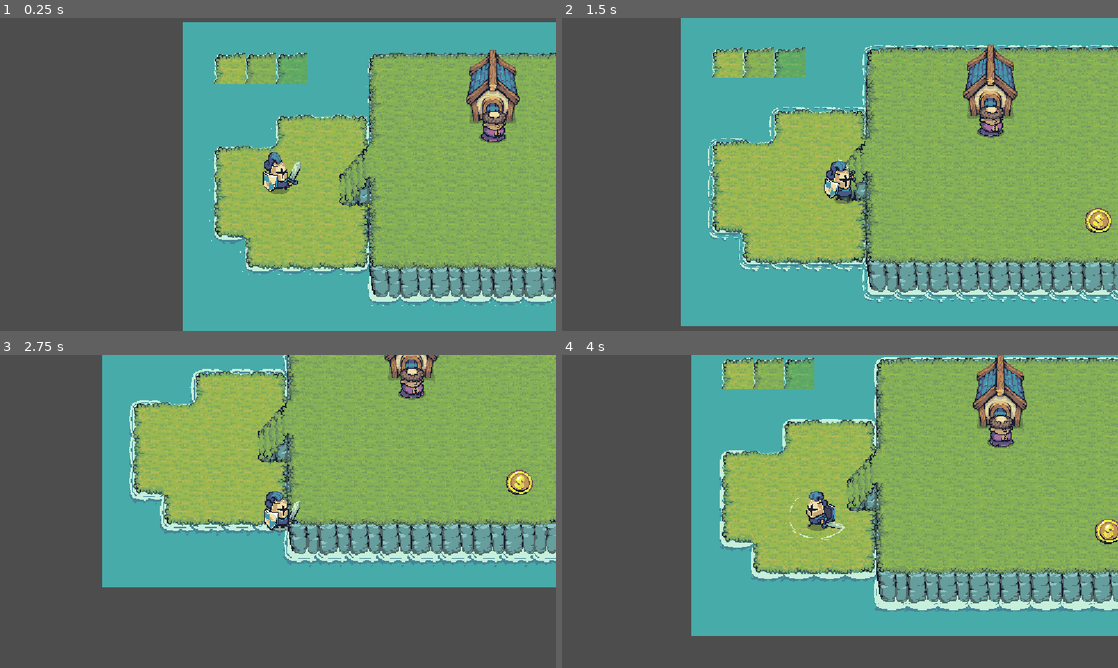
Above: before the commit, frames 1-4 (two rows, left to right).
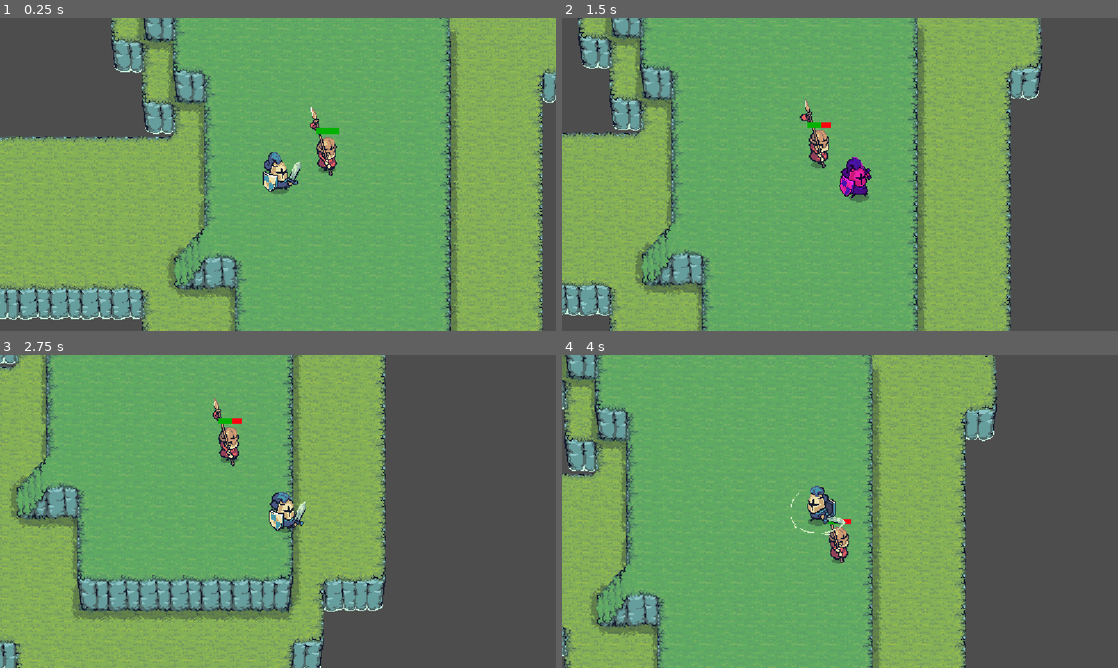
Above: after the commit, the same moments.

Repository: Tassnaz/RPG
Game: Godot game, scene res://Scenes/main_level.tscn
Two runs of this game, one before a commit and one after it. Both use one fixed random seed, a clock stepped at 60 frames per second and the inputs below.
Inputs:
- Up to frame 1 (0.25 s): no input
- Up to frame 2 (1.5 s): tap Enter (Interact) at 0.5 s; hold D (Right) 0.53-1.28 s; tap Space (Attack) at 0.6, 1.35 s; hold S (Down) from 1.28 s (still down)
- Up to frame 3 (2.75 s): release S (Down) at 2.03 s; hold D (Right) from 2.03 s (still down); tap Enter (Interact) at 2.1 s; tap Space (Attack) at 2.3 s
- Up to frame 4 (4 s): release D (Right) at 2.78 s; hold W (Up) 2.78-3.53 s; tap Space (Attack) at 2.85, 3.6 s; hold A (Left) from 3.53 s (still down)

The runs differ from the first frame. In frame 1, 80% of the frame differs, in the area x 0-100%, y 0-100%; in frame 2, 86%; in frame 3, 81%; in frame 4, 85%.

Commit message:
feat: add enemt attack range and animation

Diff:
--- a/Scenes/ai_weapon.tscn
+++ b/Scenes/ai_weapon.tscn
@@ -3,9 +3,10 @@
 [ext_resource type="Script" uid="uid://qqjab0alqke6" path="res://scripts/ai_weapon.gd" id="1_bq1b1"]
 
 [sub_resource type="CircleShape2D" id="CircleShape2D_0ljx3"]
+radius = 87.20665
 
 [sub_resource type="CircleShape2D" id="CircleShape2D_bq1b1"]
-radius = 29.017237
+radius = 104.04326
 
 [node name="ai_weapon" type="Area2D" groups=["enemy_weapons"]]
 script = ExtResource("1_bq1b1")
--- a/Scenes/main_level.tscn
+++ b/Scenes/main_level.tscn
@@ -78,7 +78,7 @@
 quest_dialog_completed = Array[String](["You found my coin!"])
 
 [node name="Player" parent="." instance=ExtResource("3_qbrl8")]
-position = Vector2(196, 316)
+position = Vector2(1754, 272)
 
 [node name="NavigationRegion2D" type="NavigationRegion2D" parent="."]
 navigation_polygon = SubResource("NavigationPolygon_f3gli")
--- a/Scenes/spear_enemy.tscn
+++ b/Scenes/spear_enemy.tscn
@@ -1,91 +1,186 @@
-[gd_scene load_steps=15 format=3 uid="uid://ddmktbtmqsdbs"]
+[gd_scene load_steps=36 format=3 uid="uid://ddmktbtmqsdbs"]
 
 [ext_resource type="Script" uid="uid://cn7wy0oefrly5" path="res://scripts/spear_enemy.gd" id="1_7n7ku"]
 [ext_resource type="Texture2D" uid="uid://q2p6byen2qyv" path="res://assets/Tiny Swords (Free Pack)/Units/Red Units/Lancer/Lancer_Idle.png" id="1_l3bc0"]
+[ext_resource type="Texture2D" uid="uid://64b3qeurfbb4" path="res://assets/Tiny Swords (Free Pack)/Units/Red Units/Lancer/Lancer_Right_Attack.png" id="2_yxbni"]
+[ext_resource type="Texture2D" uid="uid://bcmkheanu01hm" path="res://assets/Tiny Swords (Free Pack)/Units/Red Units/Lancer/Lancer_Run.png" id="3_a03cq"]
 [ext_resource type="PackedScene" uid="uid://tfte5i38rhwj" path="res://Scenes/ai_weapon.tscn" id="3_y0y1u"]
+
+[sub_resource type="AtlasTexture" id="AtlasTexture_gdixb"]
+atlas = ExtResource("2_yxbni")
+region = Rect2(0, 0, 320, 320)
+
+[sub_resource type="AtlasTexture" id="AtlasTexture_tku64"]
+atlas = ExtResource("2_yxbni")
+region = Rect2(320, 0, 320, 320)
+
+[sub_resource type="AtlasTexture" id="AtlasTexture_47777"]
+atlas = ExtResource("2_yxbni")
+region = Rect2(640, 0, 320, 320)
+
+[sub_resource type="AtlasTexture" id="AtlasTexture_y0y1u"]
+atlas = ExtResource("1_l3bc0")
+region = Rect2(0, 0, 320, 320)
+
+[sub_resource type="AtlasTexture" id="AtlasTexture_a03cq"]
+atlas = ExtResource("1_l3bc0")
+region = Rect2(320, 0, 320, 320)
+
+[sub_resource type="AtlasTexture" id="AtlasTexture_yxbni"]
+atlas = ExtResource("1_l3bc0")
+region = Rect2(640, 0, 320, 320)
+
+[sub_resource type="AtlasTexture" id="AtlasTexture_t76qw"]
+atlas = ExtResource("1_l3bc0")
+region = Rect2(960, 0, 320, 320)
+
+[sub_resource type="AtlasTexture" id="AtlasTexture_1x7u6"]
+atlas = ExtResource("1_l3bc0")
+region = Rect2(1280, 0, 320, 320)
+
+[sub_resource type="AtlasTexture" id="AtlasTexture_wpbya"]
+atlas = ExtResource("1_l3bc0")
+region = Rect2(1600, 0, 320, 320)
+
+[sub_resource type="AtlasTexture" id="AtlasTexture_xrw4a"]
+atlas = ExtResource("1_l3bc0")
+region = Rect2(1920, 0, 320, 320)
+
+[sub_resource type="AtlasTexture" id="AtlasTexture_owcvh"]
+atlas = ExtResource("1_l3bc0")
+region = Rect2(2240, 0, 320, 320)
+
+[sub_resource type="AtlasTexture" id="AtlasTexture_m83jd"]
+atlas = ExtResource("1_l3bc0")
+region = Rect2(2560, 0, 320, 320)
+
+[sub_resource type="AtlasTexture" id="AtlasTexture_dm45c"]
+atlas = ExtResource("1_l3bc0")
+region = Rect2(2880, 0, 320, 320)
+
+[sub_resource type="AtlasTexture" id="AtlasTexture_xyd8v"]
+atlas = ExtResource("1_l3bc0")
+region = Rect2(3200, 0, 320, 320)
+
+[sub_resource type="AtlasTexture" id="AtlasTexture_s4d86"]
+atlas = ExtResource("1_l3bc0")
+region = Rect2(3520, 0, 320, 320)
+
+[sub_resource type="AtlasTexture" id="AtlasTexture_2jnyc"]
+atlas = ExtResource("3_a03cq")
+region = Rect2(0, 0, 320, 320)
+
+[sub_resource type="AtlasTexture" id="AtlasTexture_vlgdv"]
+atlas = ExtResource("3_a03cq")
+region = Rect2(320, 0, 320, 320)
+
+[sub_resource type="AtlasTexture" id="AtlasTexture_fey7v"]
+atlas = ExtResource("3_a03cq")
+region = Rect2(640, 0, 320, 320)
+
+[sub_resource type="AtlasTexture" id="AtlasTexture_casgx"]
+atlas = ExtResource("3_a03cq")
+region = Rect2(960, 0, 320, 320)
+
+[sub_resource type="AtlasTexture" id="AtlasTexture_agnfd"]
+atlas = ExtResource("3_a03cq")
+region = Rect2(1280, 0, 320, 320)
+
+[sub_resource type="AtlasTexture" id="AtlasTexture_w2ihu"]
+atlas = ExtResource("3_a03cq")
+region = Rect2(1600, 0, 320, 320)
+
+[sub_resource type="SpriteFrames" id="SpriteFrames_2jnyc"]
+animations = [{
+"frames": [{
+"duration": 1.0,
+"texture": SubResource("AtlasTexture_gdixb")
+}, {
+"duration": 1.0,
+"texture": SubResource("AtlasTexture_tku64")
+}, {
+"duration": 1.0,
+"texture": SubResource("AtlasTexture_47777")
+}],
+"loop": true,
+"name": &"attacking",
+"speed": 10.0
+}, {
+"frames": [{
+"duration": 1.0,
+"texture": SubResource("AtlasTexture_y0y1u")
+}, {
+"duration": 1.0,
+"texture": SubResource("AtlasTexture_a03cq")
+}, {
+"duration": 1.0,
+"texture": SubResource("AtlasTexture_yxbni")
+}, {
+"duration": 1.0,
+"texture": SubResource("AtlasTexture_t76qw")
+}, {
+"duration": 1.0,
+"texture": SubResource("AtlasTexture_1x7u6")
+}, {
+"duration": 1.0,
+"texture": SubResource("AtlasTexture_wpbya")
+}, {
+"duration": 1.0,
+"texture": SubResource("AtlasTexture_xrw4a")
+}, {
+"duration": 1.0,
+"texture": SubResource("AtlasTexture_owcvh")
+}, {
+"duration": 1.0,
+"texture": SubResource("AtlasTexture_m83jd")
+}, {
+"duration": 1.0,
+"texture": SubResource("AtlasTexture_dm45c")
+}, {
+"duration": 1.0,
+"texture": SubResource("AtlasTexture_xyd8v")
+}, {
+"duration": 1.0,
+"texture": SubResource("AtlasTexture_s4d86")
+}],
+"loop": true,
+"name": &"default",
+"speed": 10.0
+}, {
+"frames": [{
+"duration": 1.0,
+"texture": SubResource("AtlasTexture_2jnyc")
+}, {
+"duration": 1.0,
+"texture": SubResource("AtlasTexture_vlgdv")
+}, {
+"duration": 1.0,
+"texture": SubResource("AtlasTexture_fey7v")
+}, {
+"duration": 1.0,
+"texture": SubResource("AtlasTexture_casgx")
+}, {
+"duration": 1.0,
+"texture": SubResource("AtlasTexture_agnfd")
+}, {
+"duration": 1.0,
+"texture": SubResource("AtlasTexture_w2ihu")
+}],
+"loop": true,
+"name": &"running",
+"speed": 10.0
+}]
 
 [sub_resource type="CapsuleShape2D" id="CapsuleShape2D_l3bc0"]
 radius = 22.0
 height = 66.0
 
-[sub_resource type="Animation" id="Animation_l3bc0"]
-resource_name = "Idle"
-length = 11.0
-loop_mode = 1
-tracks/0/type = "value"
-tracks/0/imported = false
-tracks/0/enabled = true
-tracks/0/path = NodePath("Sprite2D:frame")
-tracks/0/interp = 1
-tracks/0/loop_wrap = true
-tracks/0/keys = {
-"times": PackedFloat32Array(0, 1, 2, 3, 4, 5, 6, 7, 8, 9, 10, 11),
-"transitions": PackedFloat32Array(1, 1, 1, 1, 1, 1, 1, 1, 1, 1, 1, 1),
-"update": 1,
-"values": [0, 1, 2, 3, 4, 5, 6, 7, 8, 9, 10, 11]
-}
-
-[sub_resource type="Animation" id="Animation_7n7ku"]
-length = 0.001
-tracks/0/type = "value"
-tracks/0/imported = false
-tracks/0/enabled = true
-tracks/0/path = NodePath("Sprite2D:frame")
-tracks/0/interp = 1
-tracks/0/loop_wrap = true
-tracks/0/keys = {
-"times": PackedFloat32Array(0),
-"transitions": PackedFloat32Array(1),
-"update": 1,
-"values": [0]
-}
-
-[sub_resource type="AnimationLibrary" id="AnimationLibrary_7n7ku"]
-_data = {
-&"Idle": SubResource("Animation_l3bc0"),
-&"RESET": SubResource("Animation_7n7ku")
-}
-
-[sub_resource type="CapsuleShape2D" id="CapsuleShape2D_7n7ku"]
-radius = 22.0
-height = 74.0
-
-[sub_resource type="StyleBoxFlat" id="StyleBoxFlat_7n7ku"]
-bg_color = Color(0.99607843, 0, 0.0627451, 1)
-
-[sub_resource type="StyleBoxFlat" id="StyleBoxFlat_y0y1u"]
-bg_color = Color(0, 0.69803923, 0, 1)
-
 [sub_resource type="Animation" id="Animation_y0y1u"]
 resource_name = "HurtFlash"
 length = 2.0
-tracks/0/type = "value"
-tracks/0/imported = false
-tracks/0/enabled = true
-tracks/0/path = NodePath("Sprite2D:modulate")
-tracks/0/interp = 1
-tracks/0/loop_wrap = true
-tracks/0/keys = {
-"times": PackedFloat32Array(0, 1, 2),
-"transitions": PackedFloat32Array(1, 1, 1),
-"update": 0,
-"values": [Color(1, 1, 1, 1), Color(1, 0, 0, 1), Color(1, 1, 1, 1)]
-}
 
 [sub_resource type="Animation" id="Animation_a03cq"]
 length = 0.001
-tracks/0/type = "value"
-tracks/0/imported = false
-tracks/0/enabled = true
-tracks/0/path = NodePath("Sprite2D:modulate")
-tracks/0/interp = 1
-tracks/0/loop_wrap = true
-tracks/0/keys = {
-"times": PackedFloat32Array(0),
-"transitions": PackedFloat32Array(1),
-"update": 0,
-"values": [Color(1, 1, 1, 1)]
-}
 
 [sub_resource type="AnimationLibrary" id="AnimationLibrary_yxbni"]
 _data = {
@@ -93,6 +188,16 @@
 &"RESET": SubResource("Animation_a03cq")
 }
 
+[sub_resource type="CapsuleShape2D" id="CapsuleShape2D_7n7ku"]
+radius = 22.0
+height = 74.0
+
+[sub_resource type="StyleBoxFlat" id="StyleBoxFlat_7n7ku"]
+bg_color = Color(0.99607843, 0, 0.0627451, 1)
+
+[sub_resource type="StyleBoxFlat" id="StyleBoxFlat_y0y1u"]
+bg_color = Color(0, 0.69803923, 0, 1)
+
 [sub_resource type="CircleShape2D" id="CircleShape2D_7n7ku"]
 radius = 274.06567
 
@@ -100,21 +205,22 @@
 texture_filter = 1
 script = ExtResource("1_7n7ku")
 speed = 120.0
-
-[node name="Sprite2D" type="Sprite2D" parent="."]
-texture = ExtResource("1_l3bc0")
-hframes = 12
+attack_range = 90.0
+
+[node name="AnimatedSprite2D" type="AnimatedSprite2D" parent="."]
+sprite_frames = SubResource("SpriteFrames_2jnyc")
+animation = &"attacking"
+autoplay = "default"
 
 [node name="CollisionShape2D" type="CollisionShape2D" parent="."]
 position = Vector2(0, -3)
 shape = SubResource("CapsuleShape2D_l3bc0")
 
-[node name="AnimationPlayer" type="AnimationPlayer" parent="."]
+[node name="HurtFlash" type="AnimationPlayer" parent="."]
 libraries = {
-&"": SubResource("AnimationLibrary_7n7ku")
+&"": SubResource("AnimationLibrary_yxbni")
 }
-autoplay = "Idle"
-speed_scale = 10.0
+speed_scale = 15.0
 
 [node name="HitBox" type="Area2D" parent="."]
 
@@ -133,12 +239,6 @@
 value = 50.0
 show_percentage = false
 
-[node name="HurtFlash" type="AnimationPlayer" parent="."]
-libraries = {
-&"": SubResource("AnimationLibrary_yxbni")
-}
-speed_scale = 15.0
-
 [node name="NavigationAgent2D" type="NavigationAgent2D" parent="."]
 
 [node name="PlayerDetectionArea" type="Area2D" parent="."]
--- a/scripts/ai_weapon.gd
+++ b/scripts/ai_weapon.gd
@@ -36,6 +36,8 @@
 	if body.is_in_group("players"):
 		attack_delay_timer.start()
 
+		print("Enemy attacking")
+
 func player_exited_attack_sensor(body: Node2D):
 	if body.is_in_group("players"):
 		attack_delay_timer.stop()
--- a/scripts/spear_enemy.gd
+++ b/scripts/spear_enemy.gd
@@ -4,12 +4,15 @@
 var knockback_velocity: Vector2 = Vector2.ZERO
 var player: Node2D
 var player_detected: bool = false
+var distance_to_player: float
+
 
 @export var knockback_friction: float = 10.0
 @export var speed: float = 100.0
+@export var attack_range: float = 50.0
 
 @onready var nav_agent: NavigationAgent2D = $NavigationAgent2D
-
+@onready var animated_sprite: AnimatedSprite2D = $AnimatedSprite2D
 
 func _ready():
 	player = get_tree().get_first_node_in_group("players")
@@ -18,10 +21,17 @@
 	# Uppdates health bar
 	$HealthBar.value = HP
 
+	# Calculates distance between enemy and player.
+	distance_to_player = global_position.distance_to(player.global_position)
+
 	if player == null:
 		return
 
-	if player_detected:
+	# If player is detected and distance between is greater than the attack range navigate towards player.
+	if player_detected and distance_to_player >= attack_range:
+
+		animated_sprite.play("running")
+
 		# Tells the NavAgent where to go
 		nav_agent.target_position = player.global_position
 
@@ -30,6 +40,11 @@
 		var direction = global_position.direction_to(next_point)
 
 		velocity = (direction * speed) + knockback_velocity
+
+	# If the enemy is within attack range, stop and only apply knockback to velocity.
+	else:
+		animated_sprite.play("attacking")
+		velocity = knockback_velocity
 
 	# Handles death
 	if HP <= 0:
